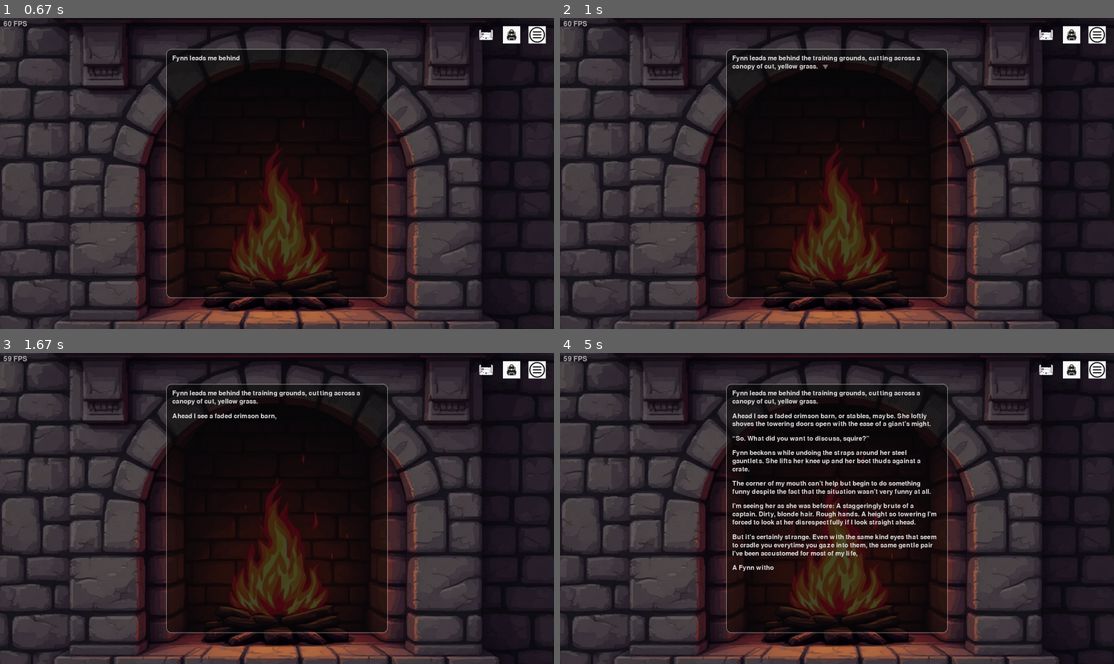
Above: before the commit, frames 1-4 (two rows, left to right).
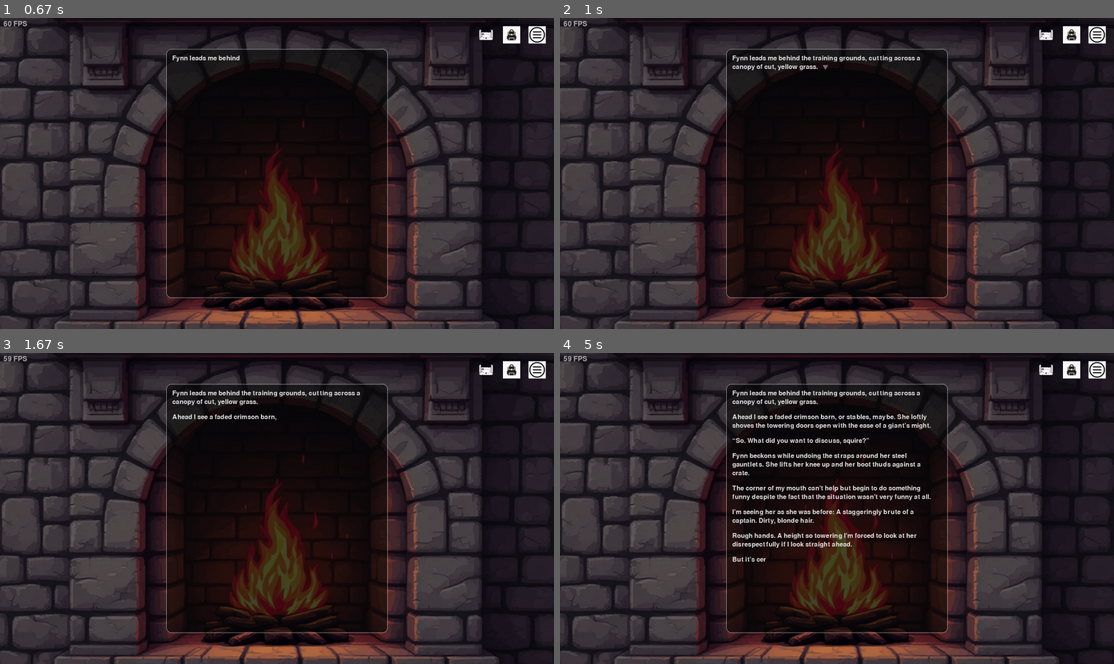
Above: after the commit, the same moments.

Repository: jhoangnguyen/solid
Game: pygame game, started from run.py
Same seed, same stepped clock (60 frames per second), same inputs: the game is played once before the commit and once after it.
Inputs (mouse positions are in pixels of both pictures, inside the frame that each line leads up to):
- Up to frame 1 (0.67 s): tap Enter at 0.33 s
- Up to frame 2 (1 s): tap Space at 0.67 s
- Up to frame 3 (1.67 s): click (282, 539) at 1.05 s; press the mouse at (537, 368) at 1.37 s; move the mouse to (432, 471) at 1.47 s; release the mouse at (332, 573) at 1.6 s
- Up to frame 4 (5 s): tap Space at 1.73, 2.03, 2.23, 2.57, 2.87, 3.07, 3.37, 3.63, 3.97, 4.27, 4.4, 4.8 s

Frame 1 is identical in both runs. In frame 2, 0.1% of the frame differs, in the area x 31-49%, y 14-17%; in frame 3, 0.3%; in frame 4, 6.1%, in the area x 31-68%, y 14-71%.

Commit message:
Support text font bold and italicize

Diff:
--- a/engine/ui/text_layout.py
+++ b/engine/ui/text_layout.py
@@ -3,6 +3,9 @@
 from engine.ui.style import Theme
 from engine.ui.fonts import FontCache, FontKey
 import pygame
+import re
+
+_TAG_RE = re.compile(r"\{(/?)(b|i)\}")
 
 class TextLayout:
     """
@@ -26,16 +29,16 @@
     def wrap(self, text: str, wrap_w: int) -> List[str]:
         """
         Soft-wrap on spaces, with a hard-wrap fallback for very long words.
-        Returns the wrawpped lines (strings).
+        Returns the wrapped lines (strings) including markup tags.
+        Width measurements ignore the tags (use visible text width).
         """
         if wrap_w <= 0:
             return [text] if text else []
-
         if not text:
             return []
 
         out: List[str] = []
-        measure = self.font.size
+        measure = self.font.size  # width of *visible* text; feed stripped strings here
 
         for raw in text.splitlines():
             words = raw.split(" ")
@@ -46,19 +49,23 @@
             cur = ""
             for w in words:
                 cand = w if not cur else f"{cur} {w}"
-                if measure(cand)[0] <= wrap_w:
+                # measure *visible* candidate (tags stripped)
+                if measure(self._strip_markup(cand))[0] <= wrap_w:
                     cur = cand
                 else:
                     if cur:
                         out.append(cur)
-                    # Try word alone
-                    if measure(w)[0] <= wrap_w:
+                    # Try the word alone
+                    if measure(self._strip_markup(w))[0] <= wrap_w:
                         cur = w
                     else:
-                        # Hard wrap the word into chunks
+                        # Hard wrap the (possibly marked-up) "word"
                         chunks = self._hard_wrap_long_word(w, wrap_w, measure)
-                        out.extend(chunks[:-1])
-                        cur = chunks[-1] if chunks else ""
+                        if chunks:
+                            out.extend(chunks[:-1])
+                            cur = chunks[-1]
+                        else:
+                            cur = ""
             out.append(cur)
 
         return out
@@ -68,12 +75,22 @@
         Render already-wrapped lines to surfaces asnd compute their stacked height
         using theme.line_spacing between lines.
         """
-        color = color or self.theme.text_rgb
-        render = self.font.render
-        surfs = [render(line, True, color) for line in (lines or [])]
-        gap = self.theme.line_spacing
-        height = sum(s.get_height() for s in surfs) + (len(surfs) - 1) * gap if surfs else 0
-        return surfs, height
+        # color = color or self.theme.text_rgb
+        # render = self.font.render
+        # surfs = [render(line, True, color) for line in (lines or [])]
+        # gap = self.theme.line_spacing
+        # height = sum(s.get_height() for s in surfs) + (len(surfs) - 1) * gap if surfs else 0
+        # return surfs, height
+        surfs: list[pygame.Surface] = []
+        total_h = 0
+        gap = int(getattr(self.theme, "line_spacing", 0))
+        for i, line in enumerate(lines):
+            srf = self.render_line_with_markup(line, color=color)
+            surfs.append(srf)
+            total_h += srf.get_height()
+            if i < len(lines) - 1:
+                total_h += gap
+        return surfs, total_h
 
     def layout(self, text: str, wrap_w: int, color: Optional[Tuple[int, int, int]] = None) -> Tuple[List[pygame.Surface], int]:
         """
@@ -147,14 +164,108 @@
             while lo <= hi:
                 mid = (lo + hi) // 2
                 seg = word[i:i + mid]
-                if measure(seg)[0] <= wrap_w:
+                # measure *visible* text width
+                if measure(self._strip_markup(seg))[0] <= wrap_w:
                     best = mid
                     lo = mid + 1
                 else:
                     hi = mid - 1
-            seg = word[i:i+best]
+            seg = word[i:i + best]
             if not seg:
                 break
             parts.append(seg)
             i += best
         return parts
+
+    def _strip_markup(self, s: str) -> str:
+        # Remove {b}, {/b}, {i}, {/i}
+        return _TAG_RE.sub("", s or "")
+
+    def _parse_markup(self, s: str):
+        """
+        Parse {b}/{/b}/{i}/{/i} tags into runs.
+        Returns list of (text, bold, italic).
+        """
+        out = []
+        bold = italic = False
+        buf = []
+        i = 0
+        for m in _TAG_RE.finditer(s):
+            if m.start() > i:
+                buf.append(s[i:m.start()])
+            if buf:
+                out.append(("".join(buf), bold, italic))
+                buf = []
+            closing, which = m.groups()  # closing == "/" for {/x}, "" for {x}
+            is_close = (closing == "/")
+            if which == "b":
+                bold = not is_close
+            elif which == "i":
+                italic = not is_close
+            i = m.end()
+        if i < len(s):
+            buf.append(s[i:])
+        if buf:
+            out.append(("".join(buf), bold, italic))
+        return [(t, b, it) for (t, b, it) in out if t]
+
+    def measure_prefix_widths_for_line(self, s: str) -> list[int]:
+        """
+        Per-character cumulative widths for a markup line.
+        Uses kerning-aware substring measurements within each run so clipping matches
+        the composed surface width exactly.
+        """
+        widths = [0]
+        base_path = getattr(self.theme, "font_path", None)
+        base_px = int(getattr(self.theme, "font_size", 22))
+
+        base = 0  # cumulative width so far across runs
+        for text, is_bold, is_ital in self._parse_markup(s):
+            if not text:
+                continue
+            try:
+                f = self.fonts.get(base_path, base_px, bold=is_bold, italic=is_ital)
+            except TypeError:
+                f = self.fonts.get(base_path, base_px)
+
+            # IMPORTANT: measure substrings, not single chars (respects kerning)
+            for i in range(1, len(text) + 1):
+                widths.append(base + f.size(text[:i])[0])
+
+            base = widths[-1]  # advance cumulative base for next run
+
+        return widths
+
+    def render_line_with_markup(self, s: str, color: Optional[tuple[int,int,int]] = None) -> pygame.Surface:
+        """
+        Render a single markup line into one surface by blitting styled runs side-by-side.
+        """
+        runs = self._parse_markup(s)
+        if not runs:
+            runs = [(self._strip_markup(s), False, False)]
+        # choose a baseline font for line height
+        base_font = self.fonts.get(getattr(self.theme, "font_path", None),
+                                int(getattr(self.theme, "font_size", 22)))
+        line_h = base_font.get_linesize()
+        # render runs
+        run_surfs = []
+        total_w = 0
+        for text, b, it in runs:
+            if not text:
+                continue
+            f = self.fonts.get(getattr(self.theme, "font_path", None),
+                            int(getattr(self.theme, "font_size", 22)),
+                            bold=b, italic=it)
+            surf = f.render(text, True, color or getattr(self.theme, "text_rgb", (237, 237, 237)))
+            if not (surf.get_flags() & pygame.SRCALPHA):
+                surf = surf.convert_alpha()
+            run_surfs.append(surf)
+            total_w += surf.get_width()
+            line_h = max(line_h, surf.get_height())
+        # compose
+        out = pygame.Surface((max(1, total_w), max(1, line_h)), pygame.SRCALPHA)
+        x = 0
+        for srf in run_surfs:
+            out.blit(srf, (x, 0))
+            x += srf.get_width()
+        return out
--- a/engine/ui/text_model.py
+++ b/engine/ui/text_model.py
@@ -3,6 +3,12 @@
 from dataclasses import dataclass
 from collections import deque
 from typing import Deque, List, Tuple, Optional
+import re
+
+_TAG_RE_TM = re.compile(r"\{/?(?:b|i)\}")
+
+def _strip_markup_for_timing(s: str) -> str:
+    return _TAG_RE_TM.sub("", s or "")
 
 @dataclass
 class RevealParams:
@@ -178,7 +184,7 @@
         rp = self.reveal
         is_typewriter = animated and (rp.intro_offset_px == 0)
         if is_typewriter:
-            dur, cm = self._compute_typewriter_timing(text, rp)
+            dur, cm = self._compute_typewriter_timing(_strip_markup_for_timing(text), rp)
             return Entry(
                 text=text,
                 t=0.0,
--- a/engine/ui/text_view.py
+++ b/engine/ui/text_view.py
@@ -303,22 +303,21 @@
 
         # 4) Render once (with color override if present)
         surfaces, height = self.layout.render_lines(lines, color=color_override)
-        measure = self.layout.font.size  # fast width measure for the same font
 
         # 5) Per-line cumulative widths for typewriter clipping
         prefix_w: List[List[int]] = []
         for s in lines:
-            widths = [0]
-            for i in range(1, len(s) + 1):
-                widths.append(measure(s[:i])[0])
-            prefix_w.append(widths)
-
-        # 6) Build lean layout object
-        total_chars = sum(len(s) for s in lines)
+            prefix_w.append(self.layout.measure_prefix_widths_for_line(s))
+
+        # 6) Store visible (tag-stripped) text for typing counts
+        visible_lines = [self.layout._strip_markup(s) for s in lines]
+        total_chars = sum(len(s) for s in visible_lines)
+
+        # 7) Build layout
         lay = _Layout(
             surfaces=surfaces,
             height=height,
-            lines=lines,
+            lines=visible_lines,
             prefix_w=prefix_w,
             total_chars=total_chars,
         )
--- a/game/content/prologue.yaml
+++ b/game/content/prologue.yaml
@@ -8,11 +8,13 @@
       “So. What did you want to discuss, squire?”
       Fynn beckons while undoing the straps around her steel gauntlets. She lifts her knee up and her boot thuds against a crate.
       The corner of my mouth can’t help but begin to do something funny despite the fact that the situation wasn’t very funny at all.
-      I’m seeing her as she was before: A staggeringly brute of a captain. Dirty, blonde hair. Rough hands. A height so towering I’m forced to look at her disrespectfully if I look straight ahead.
+      I’m seeing her as she was before: A staggeringly brute of a captain. Dirty, blonde hair.
+      Rough hands. A height so towering I’m forced to look at her disrespectfully if I look straight ahead.
       But it’s certainly strange. Even with the same kind eyes that seem to cradle you everytime you gaze into them, the same gentle pair I’ve been accustomed for most of my life,
       A Fynn without war scars isn’t really Fynn at all.
       She blinks to look up upon noticing my silence.
       TEST DIALOGUE FOR ... TEST DIALOGUE
+      TEST {b}bold{/b} DIALOGUE, TEST {i}italic{/i}, TEST {b}{i}both{/i}{/b}
       “Is there a problem?”
 
     choices:
